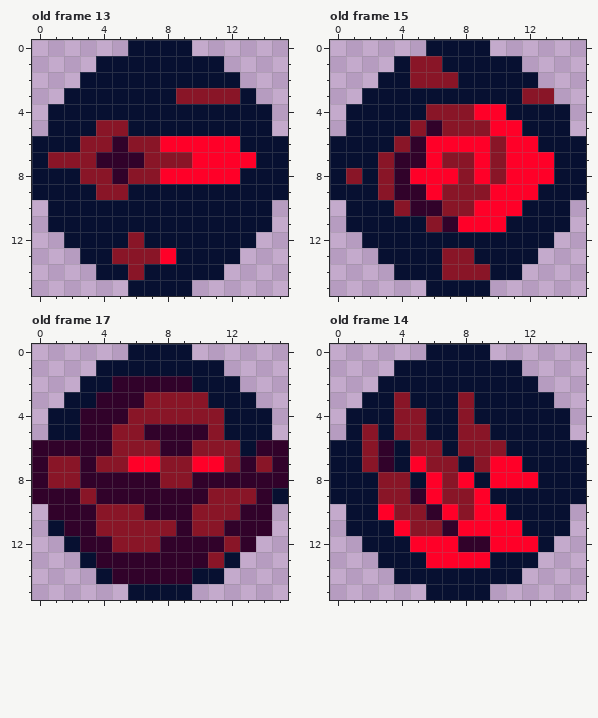
Pixel-art file, stored at Corrupta/Player/Skills/Cultist Skills.aseprite. That is the earlier state.
16x16 pixels, 18 frames. Shown: old frame 13, old frame 15, old frame 17, old frame 14. The commit also changed other frames, which this record leaves out.
After:
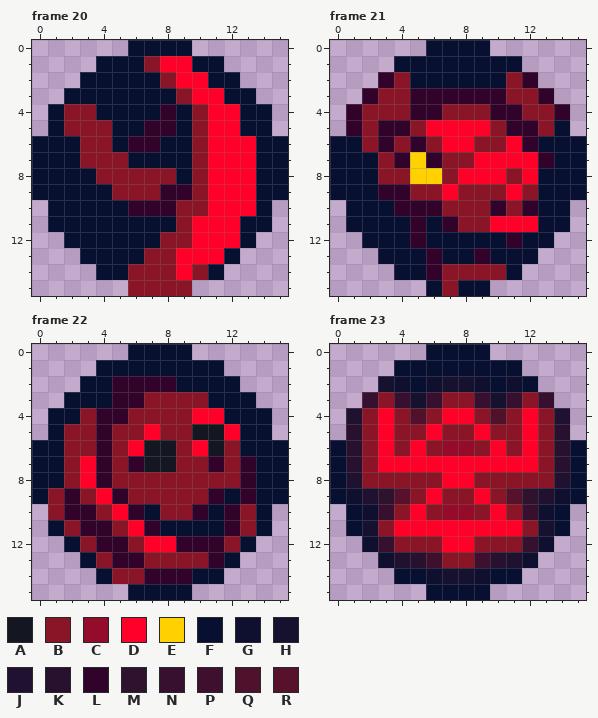
Palette (. is transparent): A #141721  B #891527  C #950c2a  D #ff0028  E #ffd100  F #071031  G #0f1030  H #171130  J #1f112f  K #27112f  L #31022a  M #2f122e  N #36102e  P #3f102d  Q #4f112c  R #57112b
A new or re-ordered frame is compared with the old frame closest to it.
Change:
frames 18 -> 25
--- frame 20 is new; against old frame 13, layer "Layer 1"
@@ x 0..15 @@
  0 ......FFFF......
- 1 ....FFFFFFFF....
- 2 ...FFFFFFFFFF...
- 3 ..FFFFFFFBBBBF..
- 4 .FFFFFFFFFFFFFF.
- 5 .FFFBBFFFFFFFFF.
- 6 FFFBBLBBDDDDDFFF
- 7 FBBBLLLBBBDDDDFF
- 8 FFFBBLBBDDDDDFFF
- 9 FFFFBBFFFFFFFFFF
-10 .FFFFFFFFFFFFFF.
-11 .FFFFFFFFFFFFFF.
-12 ..FFFFBFFFFFFF..
-13 ...FFBBBDFFFF...
-14 ....FFBFFFFF....
-15 ......FFFF......
+ 1 ....FFFBDDFF....
+ 2 ...FFFFFBDDFF...
+ 3 ..FFFFFFFBDDFF..
+ 4 .FBBFFFFLFBDDFF.
+ 5 .FBBBFFLLFBDDFF.
+ 6 FFFBBFLLFFBDDDFF
+ 7 FFFBBBFFFFBDDDFF
+ 8 FFFFBBBBBFBDDDFF
+ 9 FFFFFBBBLLBDDDFF
+10 .FFFFFLLLBBDDDF.
+11 .FFFFFFFFBDDDFF.
+12 ..FFFFFFBBDDDF..
+13 ...FFFFBBDDDF...
+14 ....FFBBBDBF....
+15 ......BBBB......
--- frame 21 is new; against old frame 15, layer "Layer 1"
@@ x 0..15 @@
  0 ......FFFF......
- 1 ....FBBFFFFF....
- 2 ...FFBBBFFFFF...
- 3 ..FFFFFFFFFFBB..
- 4 .FFFFFBBBDDFFFF.
- 5 .FFFFBLBBBDDFFF.
- 6 FFFFBLDDDDBDDFFF
- 7 FFFBLLDBBDBDDDFF
- 8 FBFBLDDDBDBDDDFF
- 9 FFFBLLDBBBDDDFFF
-10 .FFFBLLBBDDDFFF.
-11 .FFFFFBLDDDFFFF.
-12 ..FFFFFFFFFFFF..
-13 ...FFFFBBFFFF...
-14 ....FFFBBBFF....
-15 ......FFFF......
+ 1 ....FFFFFFFF....
+ 2 ...LBFFFFFFBL...
+ 3 ..LBBLLLLLLBBL..
+ 4 .LBBBLLBBBLLBBL.
+ 5 .LBLLBDDDDBLLBF.
+ 6 FFBLBLBDDBBDLFFF
+ 7 FFFBLELBBDDDDLFF
+ 8 FFFBBEEBDDDBDFFF
+ 9 FFFLLBBDBBBDBFFF
+10 .FFFLLLBBBLBLFF.
+11 .FFFFLFLBBDDDFF.
+12 ..FFFLFFFFFLFF..
+13 ...FFFLFFLFFF...
+14 ....FFLBBBBF....
+15 ......FBFF......
--- frame 22 is new; against old frame 17, layer "Layer 1"
@@ x 0..15 @@
  1 ....FFFFFFFF....
- 2 ...FFLLLLLFFF...
- 3 ..FFLLLBBBBFFF..
- 4 .FFLLLBBBBBBFFF.
- 5 .FFLLBBLLLLBFFF.
- 6 LLLLLBBBLLBBBFLL
- 7 LBBLBBDDBBDDBLBL
- 8 LBBLLLLLBBLLLLLL
- 9 LLLBLLLLLLLBBBLF
-10 .LLLBBBLLLBBBLL.
-11 .FLLBBBBBLBBLLL.
-12 ..FLLBBBLLLLBL..
-13 ...FLLLLLLLBF...
-14 ....FLLLLLFF....
+ 2 ...FFLLLLFFFF...
+ 3 ..FFFLLBBBBFFF..
+ 4 .FFBLLBBBBDDFFF.
+ 5 .FBBLBBDBBAADFF.
+ 6 FFBBLBDAABDABFFF
+ 7 FFBDLBLAABBLBLFF
+ 8 FFBDLBBBBBBBBLFF
+ 9 FBLBDLBBBBBLFLFF
+10 .BLLBDLFBBLFLBF.
+11 .FBLLBDLFFFFLBF.
+12 ..FBLLBDDLLLBF..
+13 ...FBLLBBBBLF...
+14 ....FBBLLLFF....
 15 ......FFFF......
--- frame 23 is new; against old frame 14, layer "Layer 1"
@@ x 0..15 @@
  1 ....FFFFFFFF....
- 2 ...FFFFFFFFFF...
- 3 ..FFBFFFBFFFFF..
- 4 .FFFBBFFBFFFFFF.
- 5 .FBFBBFFBBFFFFF.
- 6 FFBLFBBFBBBFFFFF
- 7 FFBLFDBBFBDDFFFF
- 8 FFFBBFDBDFDDDFFF
- 9 FFFBBLDBBDFFFFFF
-10 .FFDBBLDBDDFFFF.
-11 .FFFDBBLDDDDFFF.
-12 ..FFFDDDLLDDDF..
-13 ...FFFDDDDFFF...
-14 ....FFFFFFFF....
+ 2 ...HGFGHHGFGF...
+ 3 ..NBNHNBBNHNBN..
+ 4 .JBDBQBDDBQBDBJ.
+ 5 .KBDBBDBBDBBDBK.
+ 6 FKBDBDBCCBDBDBKF
+ 7 FKBDDDDDDDDDDBKF
+ 8 FJBBBBBDDBBBBBJF
+ 9 FGJMRBDBBDBRMJGF
+10 .FGNBDBCCBDBNGF.
+11 .FHBDDDDDDDDBHF.
+12 ..GNBBBDDBBBNG..
+13 ...GJKPBBPKJG...
+14 ....FFGHHGFF....
 15 ......FFFF......
Boxes around the changes in both pictures, in picture pixels (x1, y1, x2, y2):
changed: (48, 56, 256, 296)
changed: (346, 56, 570, 296)
changed: (32, 376, 288, 584)
changed: (346, 376, 570, 584)
